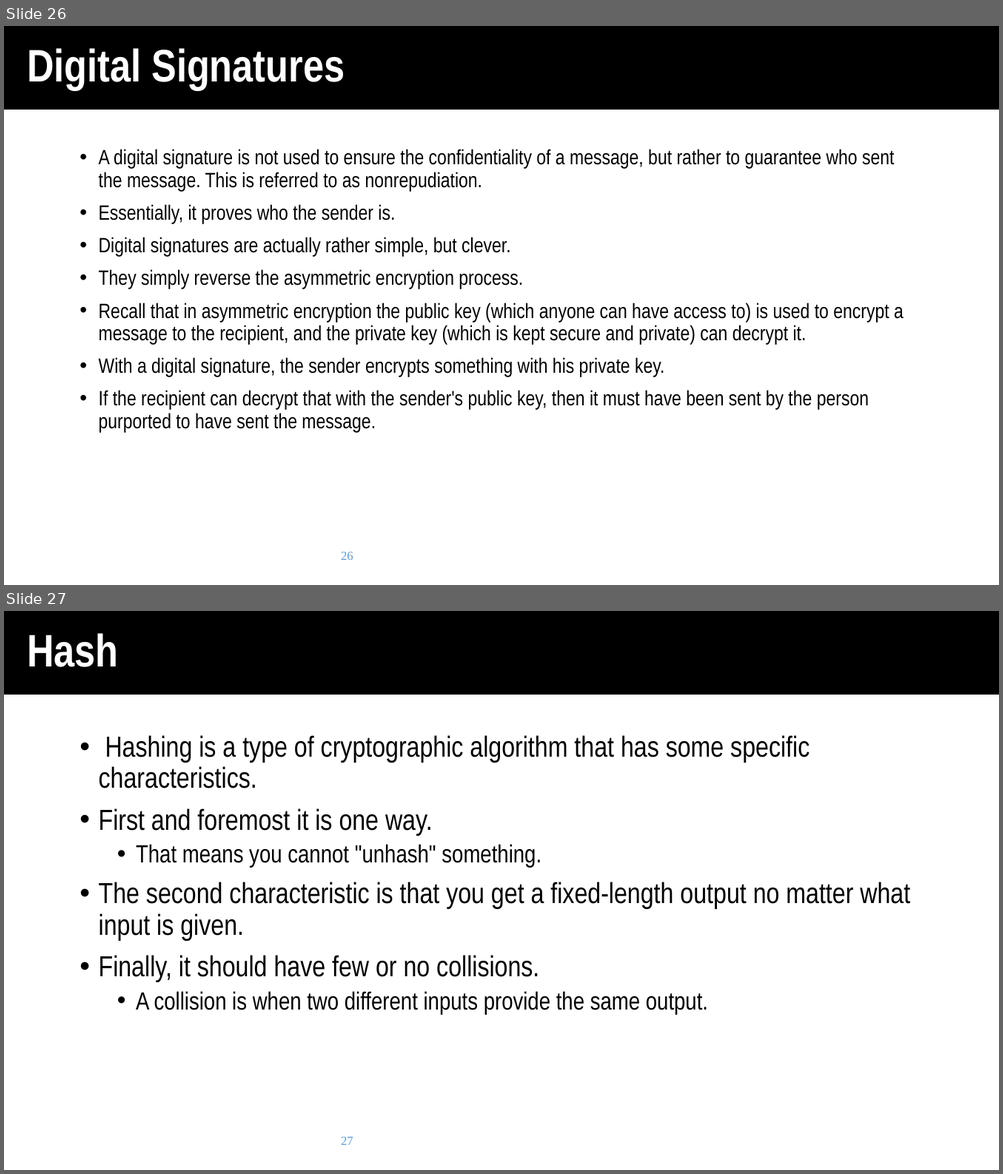
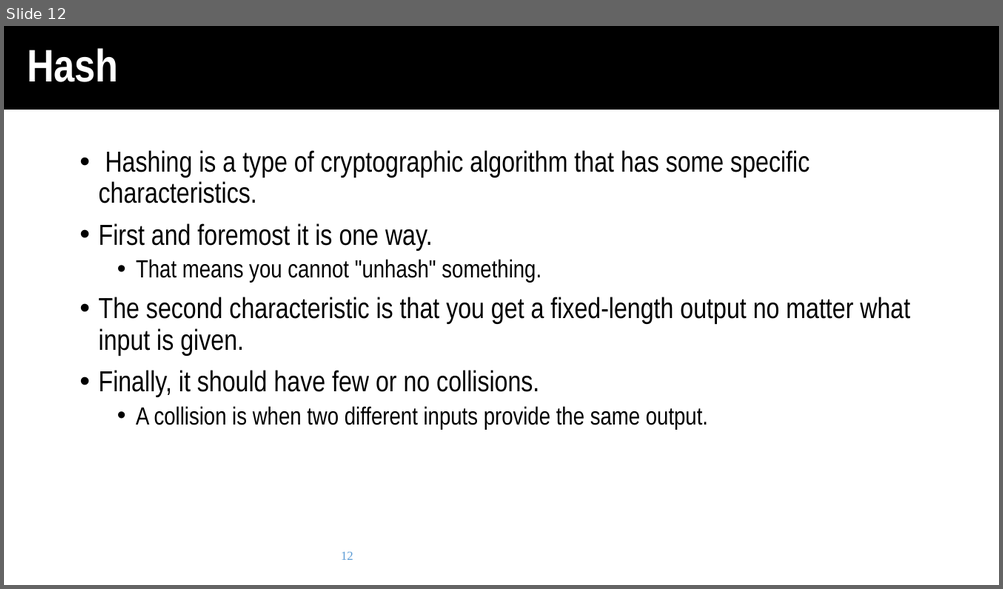
Before and after one commit to UNO-Babb/steg-hunt, a slide deck: Encryption_Steganography_Hashing.pptx. Shown one above the other, each under a label of ours: slides 26 and 27 before the commit, slide 12 after it. The pictures are 1003x1174 and 1003x589 pixels, drawn with LibreOffice and Linux fonts; fonts in the diff are those of the drawing; background and template pictures are left out. Boxes give left, top, right and bottom in pixels: in the first picture for what was removed or moved away, otherwise in the second. Text is boxed around its words. In the diff, an @@ line names an element or a change of style, - is before the commit and + after.

```diff
--- a/Encryption_Steganography_Hashing.pptx
+++ b/Encryption_Steganography_Hashing.pptx
@@ slide 26 removed at [4,26,999,585], background #FFFFFF; not listed: 1 template element that a slide beside it also shows @@
@@ title removed at [27,48,344,90] @@
-Digital Signatures
@@ text removed at [99,149,903,432] @@
-• A digital signature is not used to ensure the confidentiality of a message, but rather to guarantee who sent the message. This is referred to as nonrepudiation.
-• Essentially, it proves who the sender is.
-• Digital signatures are actually rather simple, but clever.
-• They simply reverse the asymmetric encryption process.
-• Recall that in asymmetric encryption the public key (which anyone can have access to) is used to encrypt a message to the recipient, and the private key (which is kept secure and private) can decrypt it.
-• With a digital signature, the sender encrypts something with his private key.
-• If the recipient can decrypt that with the sender's public key, then it must have been sent by the person purported to have sent the message.
@@ page number removed at [341,552,353,560] @@
-26
@@ what was slide 27 is now slide 12 @@
@@ page number at [341,552,353,560]: text changed @@
-27
+12
```
Also in this commit, not shown: 1 slide changed, 18 other slides removed, 20 other files.
